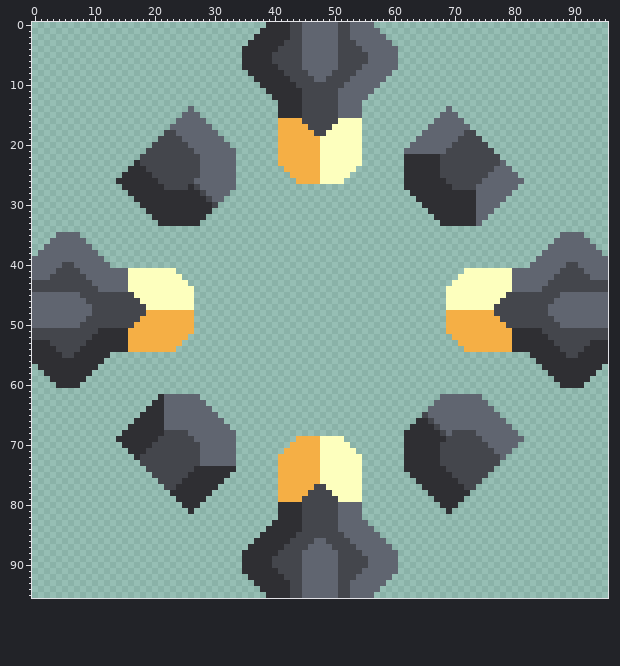
Sprite sheet: assets/sprites/blocks/drills/pulse-impact-drill-top.png. Above: the version before the commit.
The file is 96x96 pixels.
Once edited:
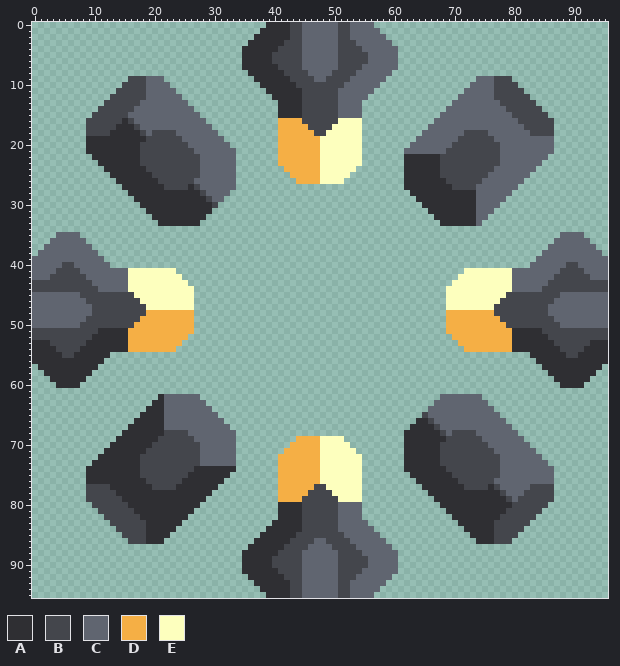
Palette (. is transparent): A #2f2f33  B #44464c  C #606570  D #f5af45  E #fdffbe
Diff:
Changed rows in their new state; - is an unchanged pixel.
first column x 9:
 9 -------BBBCCC----------------------------------------------------CCCBBB-------
10 ------BBBBCCCC--------------------------------------------------CCCCBBBB------
11 -----BBBBBCCCCC------------------------------------------------CCCCCBBBBB-----
12 ----BBBBBBCCCCCC----------------------------------------------CCCCCCBBBBBB----
13 ---BBBBBBCCCCCCCC--------------------------------------------CCCCCCCCBBBBBB---
14 --BBBBBBCCCCCCCCC--------------------------------------------CCCCCCCCCBBBBBB--
15 -BBBBBBCCCCCCCCC----------------------------------------------CCCCCCCCCBBBBBB-
16 BBBBBBABCCCCCCC------------------------------------------------CCCCCCCCCBBBBBB
17 BBBBBAAABCCCCC--------------------------------------------------CCCCCCCCCBBBBB
18 BBBBAAAAABCBB----------------------------------------------------BBCCCCCCCBBBB
19 AAAAAAAAAABB------------------------------------------------------BBCCCCCCCCCC
20 AAAAAAAAABB--------------------------------------------------------BBCCCCCCCCC
21 AAAAAAAAAB----------------------------------------------------------BCCCCCCCCC
22 -AAAAAAAA------------------------------------------------------------CCCCCCCC-
23 --AAAAAA--------------------------------------------------------------CCCCCC--
24 ---AAAA----------------------------------------------------------------CCCC---
25 ----AA------------------------------------------------------------------CC----
first column x 9:
70 ----AA------------------------------------------------------------------CC----
71 ---AAAA----------------------------------------------------------------CCCC---
72 --AAAAAA--------------------------------------------------------------CCCCCC--
73 -AAAAAAAA------------------------------------------------------------CCCCCCCC-
74 AAAAAAAAAB----------------------------------------------------------BCCCCCCCCC
75 AAAAAAAAABB--------------------------------------------------------BBCCCCCCCCC
76 AAAAAAAAAABB------------------------------------------------------BBCCCCCCCCCC
77 BBBBAAAAAAABB----------------------------------------------------BBABCCCCCBBBB
78 BBBBBAAAAAAAAA--------------------------------------------------AAAAABCCCBBBBB
79 BBBBBBAAAAAAAAA------------------------------------------------AAAAAAABCBBBBBB
80 -BBBBBBAAAAAAAAA----------------------------------------------AAAAAAAAABBBBBB-
81 --BBBBBBAAAAAAAAA--------------------------------------------AAAAAAAAABBBBBB--
82 ---BBBBBBAAAAAAAA--------------------------------------------AAAAAAAABBBBBB---
83 ----BBBBBBAAAAAA----------------------------------------------AAAAAABBBBBB----
84 -----BBBBBAAAAA------------------------------------------------AAAAABBBBB-----
85 ------BBBBAAAA--------------------------------------------------AAAABBBB------
86 -------BBBAAA----------------------------------------------------AAABBB-------
Where, in picture pixels (left, top, right, bottom), the same in both pictures:
added: (86, 76, 188, 178)
added: (452, 76, 554, 178)
added: (86, 442, 188, 544)
added: (452, 442, 554, 544)
